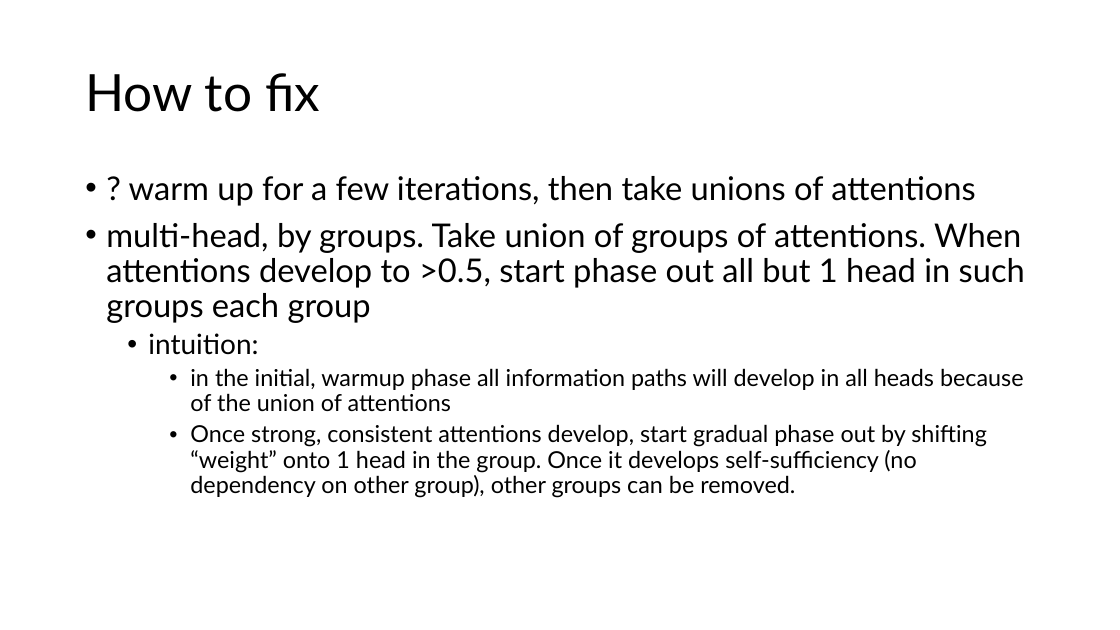
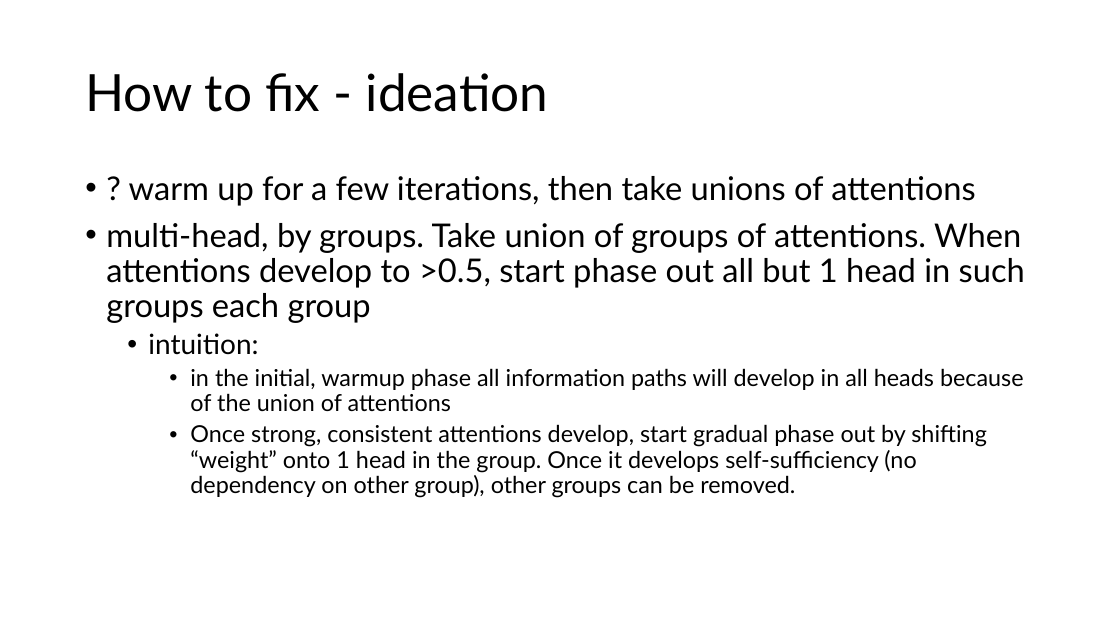
Before and after one commit to AlexTunlaw/eru, a slide deck: slide 4 of notes/2024 12 25 experiment 2.pptx (slide 3 before the commit). Drawn at 1120x630 pixels with LibreOffice and Linux fonts; fonts in the diff are those of the drawing. Boxes give left, top, right and bottom in pixels: in the first picture for what was removed or moved away, otherwise in the second. Text is boxed around its words. In the diff, an @@ line names an element or a change of style, - is before the commit and + after.

```diff
--- a/notes/2024 12 25 experiment 2.pptx
+++ b/notes/2024 12 25 experiment 2.pptx
@@ title at [85,73,549,112]: text changed @@
-How to fix
+How to fix - ideation
```
Also in this commit, not shown: 2 slides added, 8 other files.
